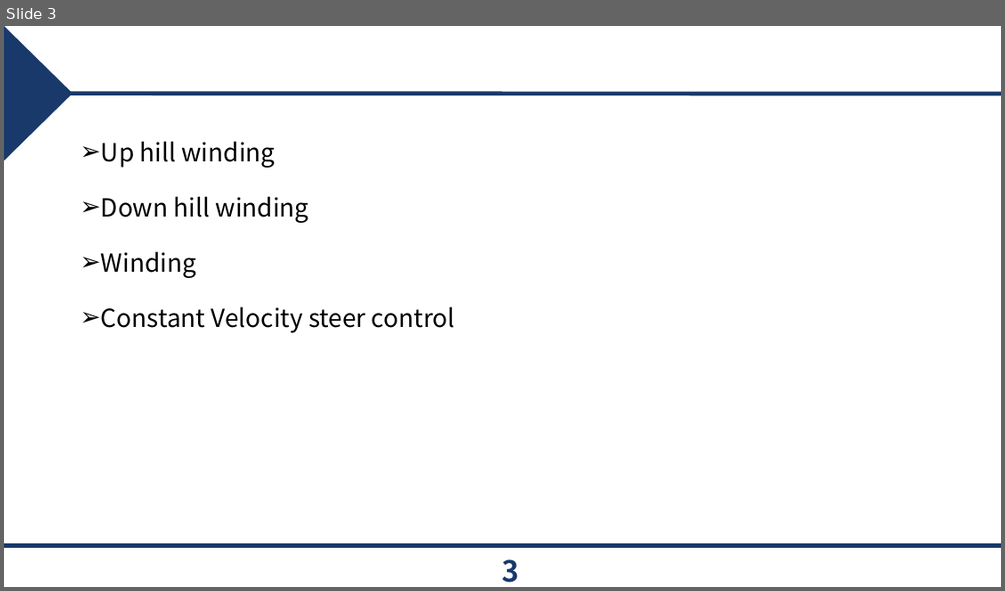
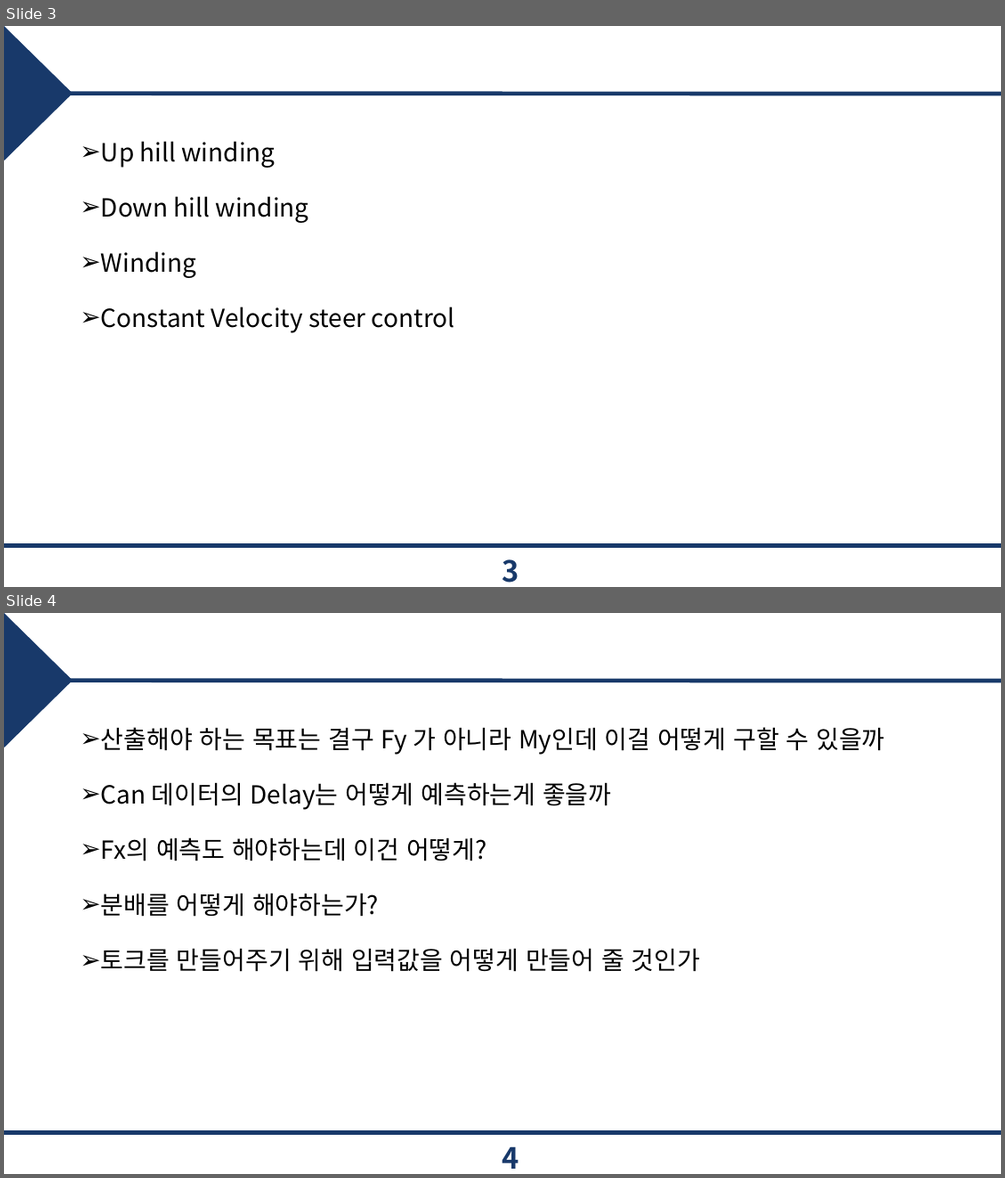
Before and after one commit to epoxx-arch/Torque_vectoringthesis, a slide deck: PPT/개인 연구 Data_collect.pptx. Shown one above the other, each under a label of ours: slide 3 before the commit, slides 3 and 4 after it. The pictures are 1005x591 and 1005x1178 pixels, drawn with LibreOffice and Linux fonts; fonts in the diff are those of the drawing; background and template pictures are left out. Boxes give left, top, right and bottom in pixels: in the first picture for what was removed or moved away, otherwise in the second. Text is boxed around its words. In the diff, an @@ line names an element or a change of style, - is before the commit and + after.

```diff
--- a/PPT/개인 연구 Data_collect.pptx
+++ b/PPT/개인 연구 Data_collect.pptx
@@ slide 4 added at (x1=4, y1=613, x2=1001, y2=1174), background #FFFFFF; not listed: 3 template elements that a slide beside it also shows @@
@@ text added at (x1=101, y1=727, x2=884, y2=972), 24 pt, text #000000 @@
+➢ 산출해야 하는 목표는 결구 Fy 가 아니라 My인데 이걸 어떻게 구할 수 있을까
+➢ Can 데이터의 Delay는 어떻게 예측하는게 좋을까
+➢ Fx의 예측도 해야하는데 이건 어떻게?
+➢ 분배를 어떻게 해야하는가?
+➢ 토크를 만들어주기 위해 입력값을 어떻게 만들어 줄 것인가
@@ page number added at (x1=502, y1=1146, x2=518, y2=1168), 28 pt, text #18396A, bold @@
+4
```
Also in this commit, not shown: 1 other slide added, 4 other files.
